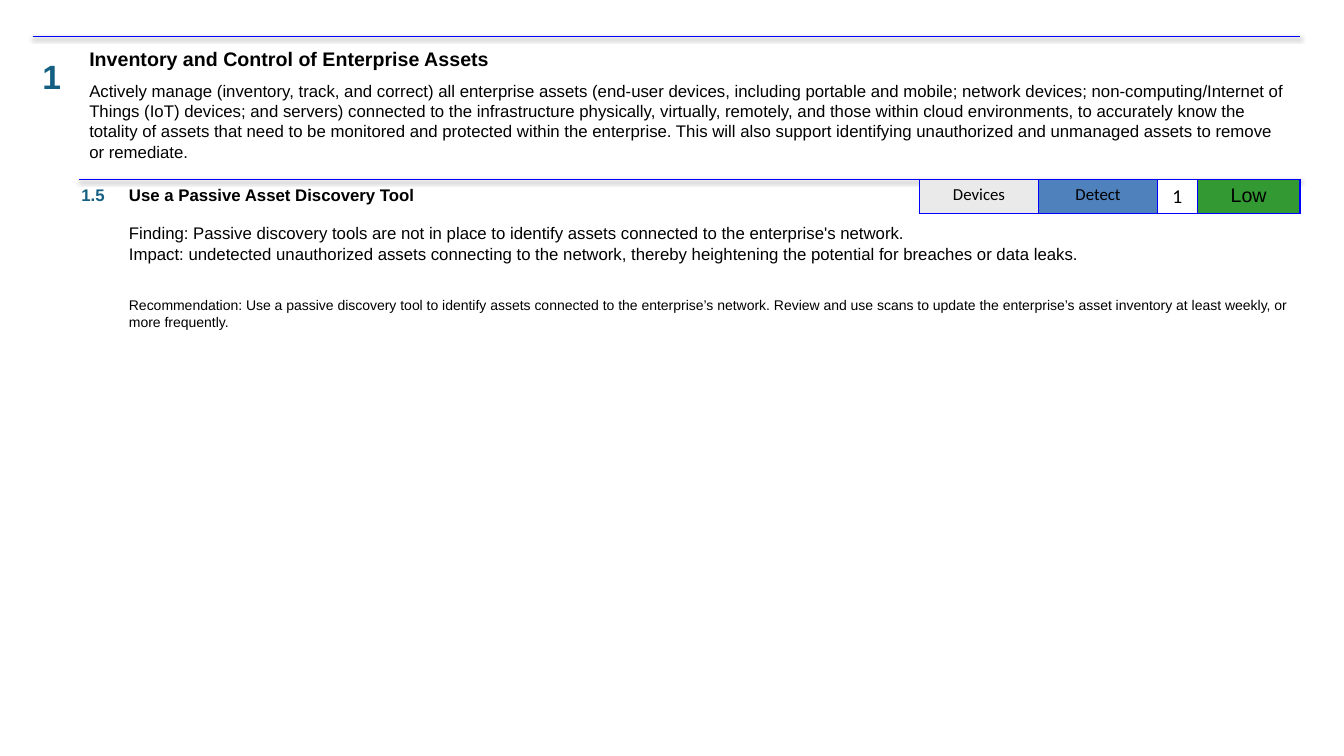
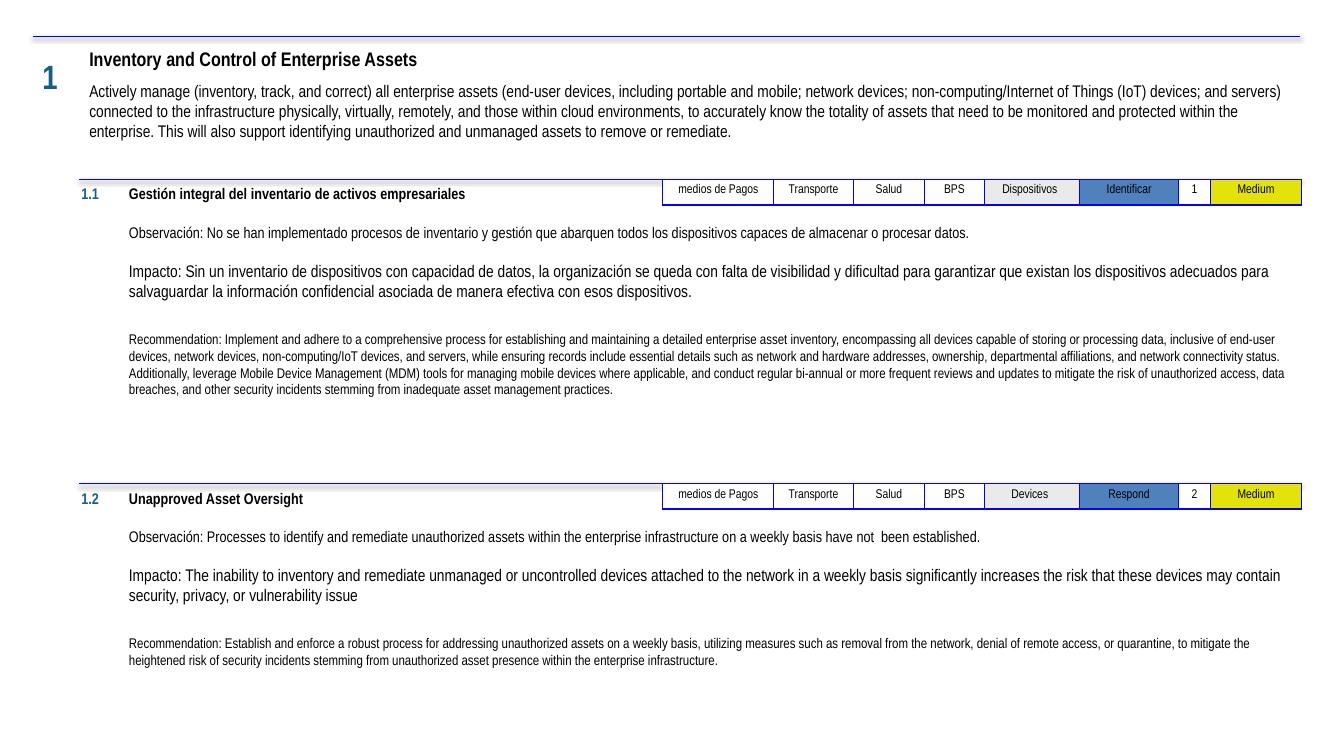
Before and after one commit to lablanco/PowerPointAutomation, a slide deck: slide 2 of ppts/0001_SUMMARY.pptx. Drawn at 1344x756 pixels with LibreOffice and Linux fonts; fonts in the diff are those of the drawing. Boxes give left, top, right and bottom in pixels: in the first picture for what was removed or moved away, otherwise in the second. Text is boxed around its words. In the diff, an @@ line names an element or a change of style, - is before the commit and + after.

```diff
--- a/ppts/0001_SUMMARY.pptx
+++ b/ppts/0001_SUMMARY.pptx
@@ font Arial to Arial Narrow in 3 elements at [42, 66, 57, 89], [89, 51, 417, 70], [89, 85, 1281, 141] @@
@@ table added at [662, 179, 984, 200], 1 rows, 4 columns @@
+medios de Pagos | Transporte | Salud | BPS
@@ table at [980, 179, 1301, 200] @@
-row 1: Devices | Detect | 1 | Low
+row 1: Dispositivos | Identificar | 1 | Medium
@@ fill #339933 to #E3E30B in row 1, column 4 @@
@@ size 14 to 9 pt, font Calibri to Arial Narrow in "1" @@
@@ table: place and size @@
-table at [920, 179, 1300, 211]
+table at [980, 179, 1301, 200]
@@ text at [81, 188, 99, 199]: text changed; size 12 to 11 pt; font Arial to Arial Narrow @@
-1.5
+1.1
@@ text at [129, 187, 465, 203]: text changed; size 12 to 11 pt; font Arial to Arial Narrow @@
-Use a Passive Asset Discovery Tool
+Gestión integral del inventario de activos empresariales
@@ text at [129, 226, 969, 241]: text changed; size 12 to 11 pt; font Arial to Arial Narrow @@
-Impact: undetected unauthorized assets connecting to the network, thereby heightening the potential for breaches or data leaks.
+Observación: No se han implementado procesos de inventario y gestión que abarquen todos los dispositivos capaces de almacenar o procesar datos.
@@ text removed at [129, 227, 903, 243] @@
-Finding: Passive discovery tools are not in place to identify assets connected to the enterprise's network.
@@ text at [129, 264, 1269, 301]: text changed; size 10 to 12 pt; font Arial to Arial Narrow @@
-Recommendation: Use a passive discovery tool to identify assets connected to the enterprise’s network. Review and use scans to update the enterprise’s asset inventory at least weekly, or more frequently.
+Impacto: Sin un inventario de dispositivos con capacidad de datos, la organización se queda con falta de visibilidad y dificultad para garantizar que existan los dispositivos adecuados para salvaguardar la información confidencial asociada de manera efectiva con esos dispositivos.
@@ text added at [129, 334, 1284, 397], 10 pt, text #000000 @@
+Recommendation: Implement and adhere to a comprehensive process for establishing and maintaining a detailed enterprise asset inventory, encompassing all devices capable of storing or processing data, inclusive of end-user devices, network devices, non-computing/IoT devices, and servers, while ensuring records include essential details such as network and hardware addresses, ownership, departmental affiliations, and network connectivity status. Additionally, leverage Mobile Device Management (MDM) tools for managing mobile devices where applicable, and conduct regular bi-annual or more frequent reviews and updates to mitigate the risk of unauthorized access, data breaches, and other security incidents stemming from inadequate asset management practices.
@@ line added from (80, 484) to (1301, 484), #0000FF 1 pt @@
@@ text added at [81, 493, 99, 504], 11 pt, text #156082, bold @@
+1.2
@@ text added at [129, 493, 303, 507], 11 pt, text #000000, bold @@
+Unapproved Asset Oversight
@@ table added at [662, 484, 984, 504], 1 rows, 4 columns @@
+medios de Pagos | Transporte | Salud | BPS
@@ table added at [980, 484, 1301, 504], 1 rows, 4 columns @@
+Devices | Respond | 2 | Medium
@@ text added at [129, 530, 980, 545], 11 pt, text #000000 @@
+Observación: Processes to identify and remediate unauthorized assets within the enterprise infrastructure on a weekly basis have not been established.
@@ text added at [129, 569, 1280, 605], 12 pt, text #000000 @@
+Impacto: The inability to inventory and remediate unmanaged or uncontrolled devices attached to the network in a weekly basis significantly increases the risk that these devices may contain security, privacy, or vulnerability issue
@@ text added at [129, 638, 1250, 668], 10 pt, text #000000 @@
+Recommendation: Establish and enforce a robust process for addressing unauthorized assets on a weekly basis, utilizing measures such as removal from the network, denial of remote access, or quarantine, to mitigate the heightened risk of security incidents stemming from unauthorized asset presence within the enterprise infrastructure.
```
Also in this commit, not shown: 48 other slides changed, 1 slide added, 3 other files.
